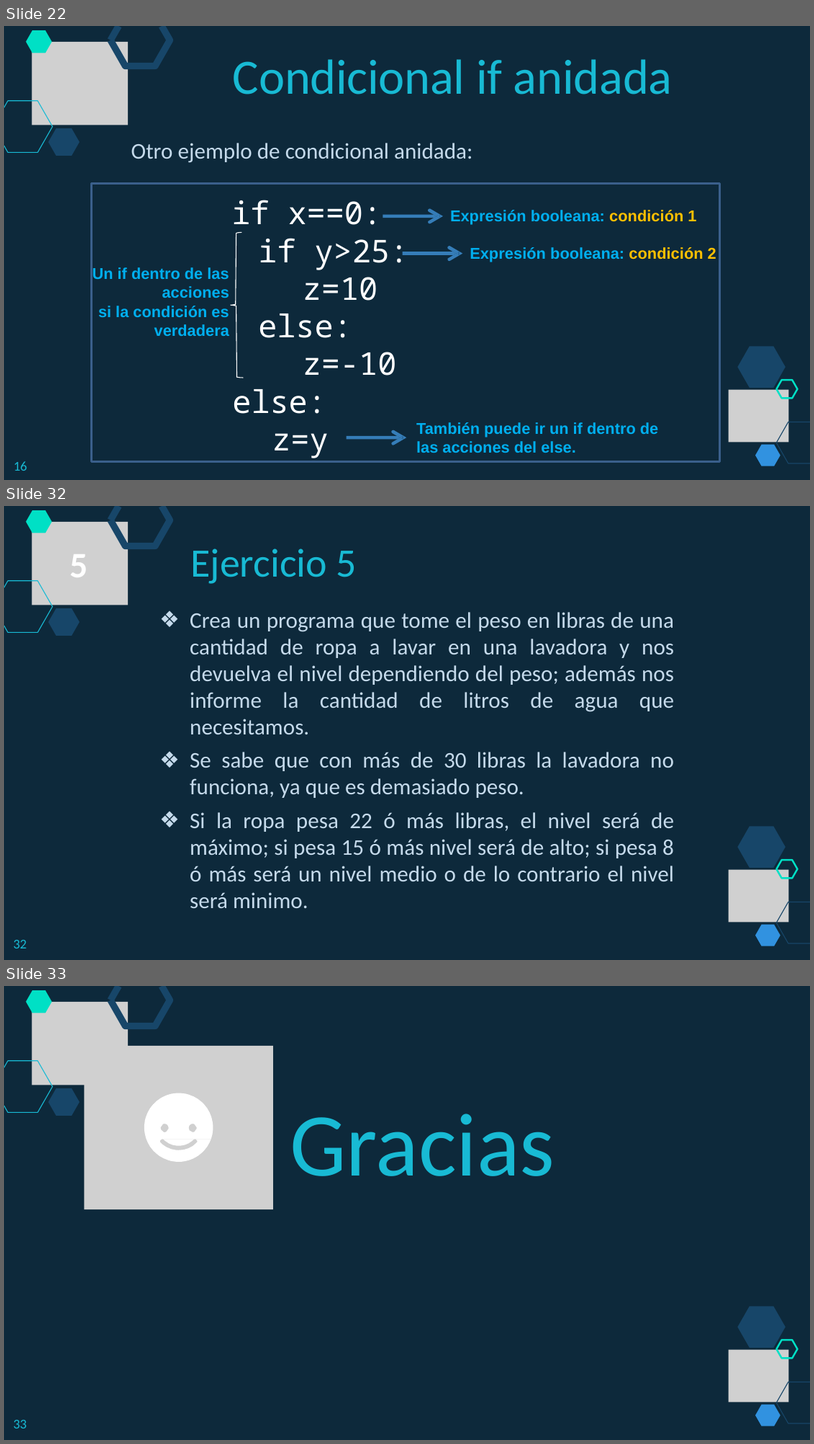
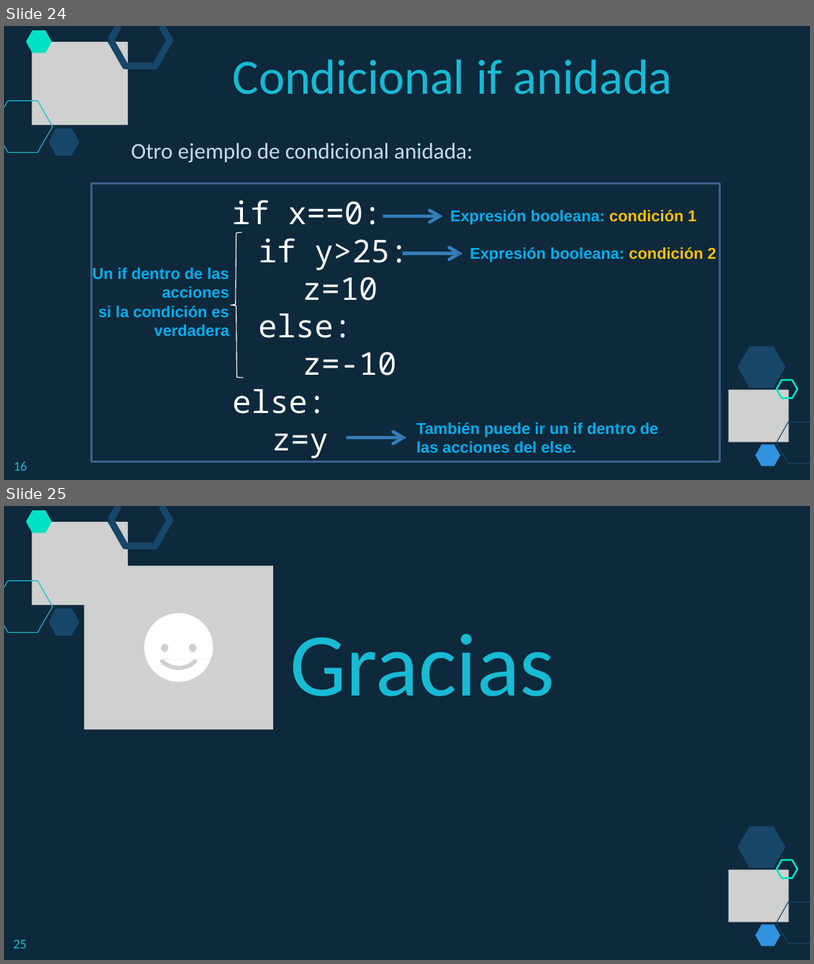
Before and after one commit to lizetheP/PensamientoC, a slide deck: calendario/documentos/4_Condicionales.pptx. Shown one above the other, each under a label of ours: slides 22, 32 and 33 before the commit, slides 24 and 25 after it; the slides between them are not shown. The pictures are 814x1444 and 814x964 pixels, drawn with LibreOffice and Linux fonts; fonts in the diff are those of the drawing; grey boxes stand for pictures. Boxes give left, top, right and bottom in pixels: in the first picture for what was removed or moved away, otherwise in the second. Text is boxed around its words. In the diff, an @@ line names an element or a change of style, - is before the commit and + after.

```diff
--- a/calendario/documentos/4_Condicionales.pptx
+++ b/calendario/documentos/4_Condicionales.pptx
@@ slide 32 removed at box(4, 506, 810, 960), background #FFFFFF; not listed: 1 template element that a slide beside it also shows @@
@@ freeform shape removed at box(26, 511, 52, 533) @@
@@ picture removed at box(31, 521, 127, 605) @@
@@ freeform shape removed at box(111, 506, 170, 546) @@
@@ freeform shape removed at box(111, 506, 118, 520) @@
@@ title removed at box(190, 548, 357, 584) @@
-Ejercicio 5
@@ text removed at box(70, 554, 88, 577) @@
-5
@@ freeform shape removed at box(4, 581, 52, 633) @@
@@ freeform shape removed at box(49, 608, 80, 636) @@
@@ text removed at box(190, 612, 674, 908) @@
-❖ Crea un programa que tome el peso en libras de una cantidad de ropa a lavar en una lavadora y nos devuelva el nivel dependiendo del peso; además nos informe la cantidad de litros de agua que necesitamos.
-❖ Se sabe que con más de 30 libras la lavadora no funciona, ya que es demasiado peso.
-❖ Si la ropa pesa 22 ó más libras, el nivel será de máximo; si pesa 15 ó más nivel será de alto; si pesa 8 ó más será un nivel medio o de lo contrario el nivel será minimo.
@@ freeform shape removed at box(738, 826, 785, 867) @@
@@ picture removed at box(729, 870, 790, 922) @@
@@ freeform shape removed at box(777, 860, 797, 878) @@
@@ freeform shape removed at box(777, 902, 810, 923) @@
@@ freeform shape removed at box(756, 924, 781, 945) @@
@@ freeform shape removed at box(777, 922, 810, 943) @@
@@ page number removed at box(13, 939, 27, 948) @@
-32
@@ what was slide 22 is now slide 24 @@
@@ what was slide 33 is now slide 25 @@
@@ page number at box(13, 939, 27, 948): text changed @@
-33
+25
```
Also in this commit, not shown: 6 slides changed, 7 other slides removed, 10 other files.
